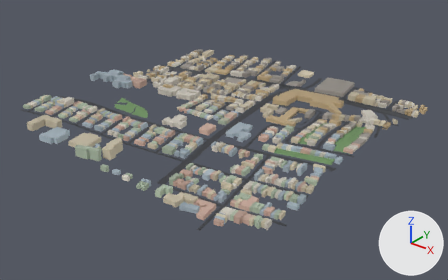
Two versions of the glTF model public/tiles/tile_8_12.glb, one commit apart.
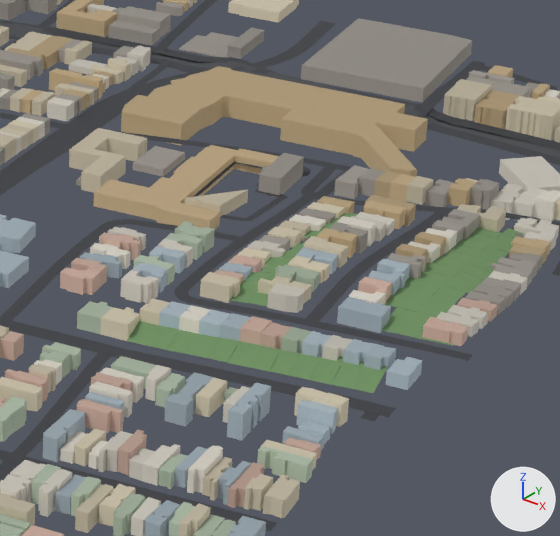
The first picture shows the older version from a 50 mm camera at (574.0, -2264.0, 726.0) aimed at (-333.0, -1132.0, 24.0). The close-ups show the older and then the newer version on the part from 54% to 84% of the width and 26% to 71% of the height of that picture. Only the edits that show in the close-ups are written down. The axes (+X, +Y, +Z) are drawn at lower right. The lights are the same throughout. Where no turn or scale is listed for an object, it has been applied to the vertices.

In view in the first close-up: 'bld_8_12', 'grn_8_12', 'road_8_12'.
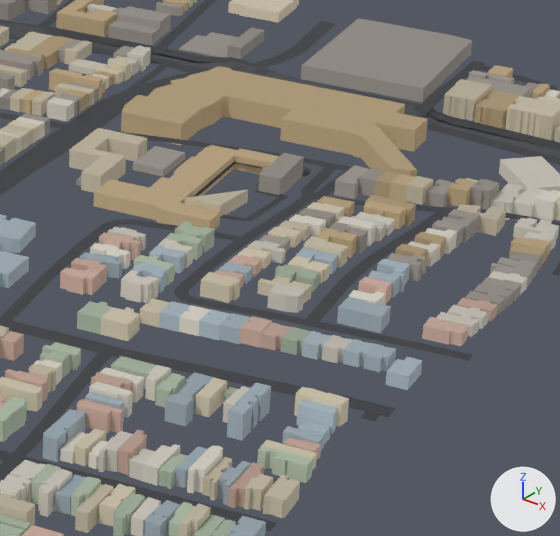
What the commit changed:
Object 'grn_8_12' (ob_grn_8_12) is deleted.

What differs and where, as boxes [x1, y1, x2, y2] in the close-ups (560 x 536 px):
'grn_8_12', deleted (green): before [127, 213, 524, 393]
